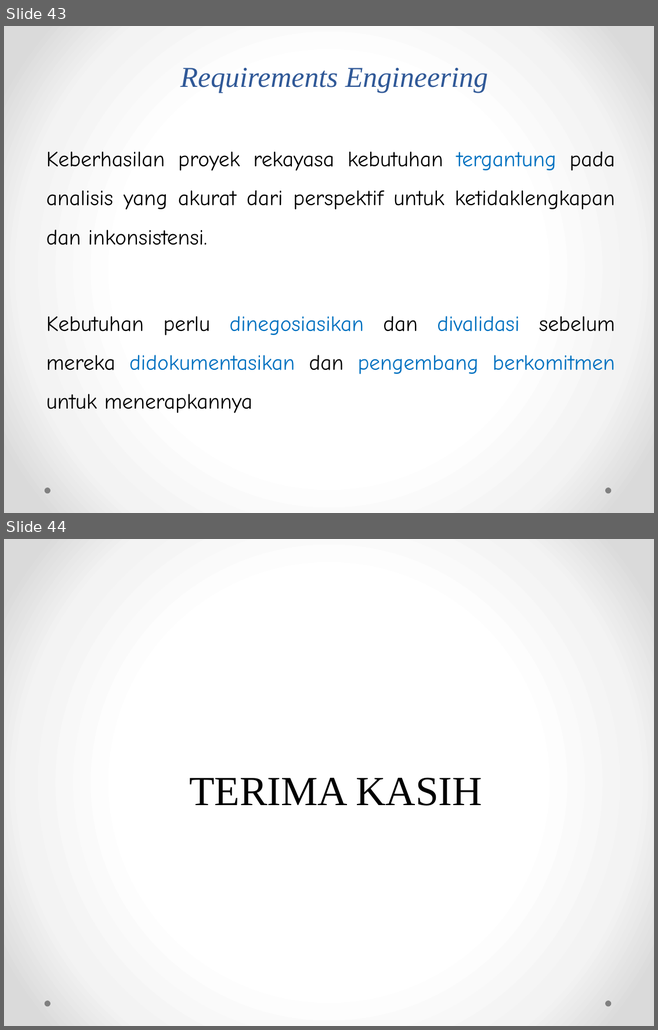
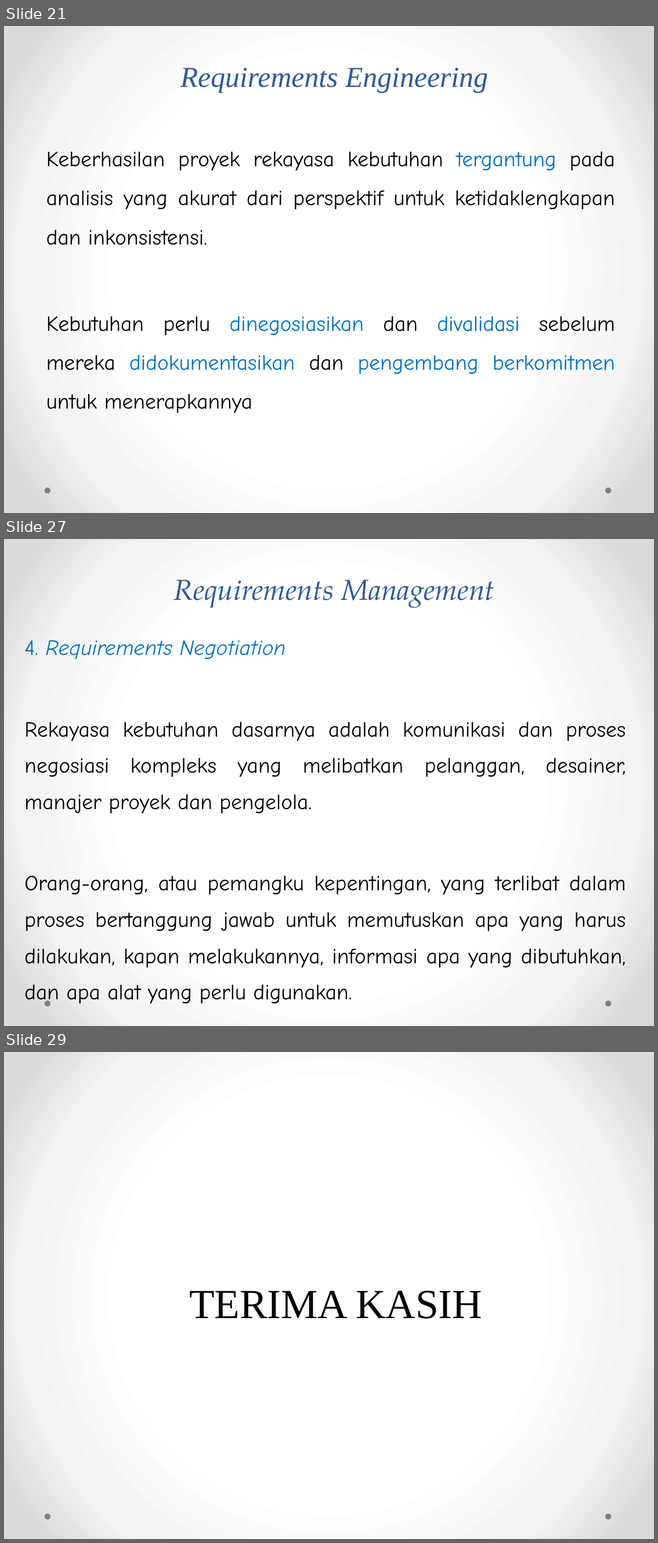
Before and after one commit to weztcy/Semester-6, a slide deck: Rekayasa Kebutuhan Perangkat Lunak - A11.4601/2. Requirements Classification - Software Requirement Engineering - Teknik Informatika S1.pptx. Shown one above the other, each under a label of ours: slides 43 and 44 before the commit, slides 21, 27 and 29 after it; the slides between them are not shown. The pictures are 658x1030 and 658x1543 pixels, drawn with LibreOffice and Linux fonts; fonts in the diff are those of the drawing. Boxes give left, top, right and bottom in pixels: in the first picture for what was removed or moved away, otherwise in the second. Text is boxed around its words. In the diff, an @@ line names an element or a change of style, - is before the commit and + after.

```diff
--- a/Rekayasa Kebutuhan Perangkat Lunak - A11.4601/2. Requirements Classification - Software Requirement Engineering - Teknik Informatika S1.pptx
+++ b/Rekayasa Kebutuhan Perangkat Lunak - A11.4601/2. Requirements Classification - Software Requirement Engineering - Teknik Informatika S1.pptx
@@ slide 27 added at [4,539,654,1026], background gradient #FFFFFF to #F4F4F4 to #DADADA; not listed: 2 template elements that a slide beside it also shows @@
@@ title added at [174,580,494,608], 32 pt, text #2F5897, italic @@
+Requirements Management
@@ text added at [24,640,626,1006], 24 pt, text #000000 @@
+4. Requirements Negotiation
+Rekayasa kebutuhan dasarnya adalah komunikasi dan proses negosiasi kompleks yang melibatkan pelanggan, desainer, manajer proyek dan pengelola.
+Orang-orang, atau pemangku kepentingan, yang terlibat dalam proses bertanggung jawab untuk memutuskan apa yang harus dilakukan, kapan melakukannya, informasi apa yang dibutuhkan, dan apa alat yang perlu digunakan.
@@ what was slide 43 is now slide 21 @@
@@ what was slide 44 is now slide 29 @@
```
Also in this commit, not shown: 1 slide changed, 7 other slides added, 23 slides removed, 17 other files.
